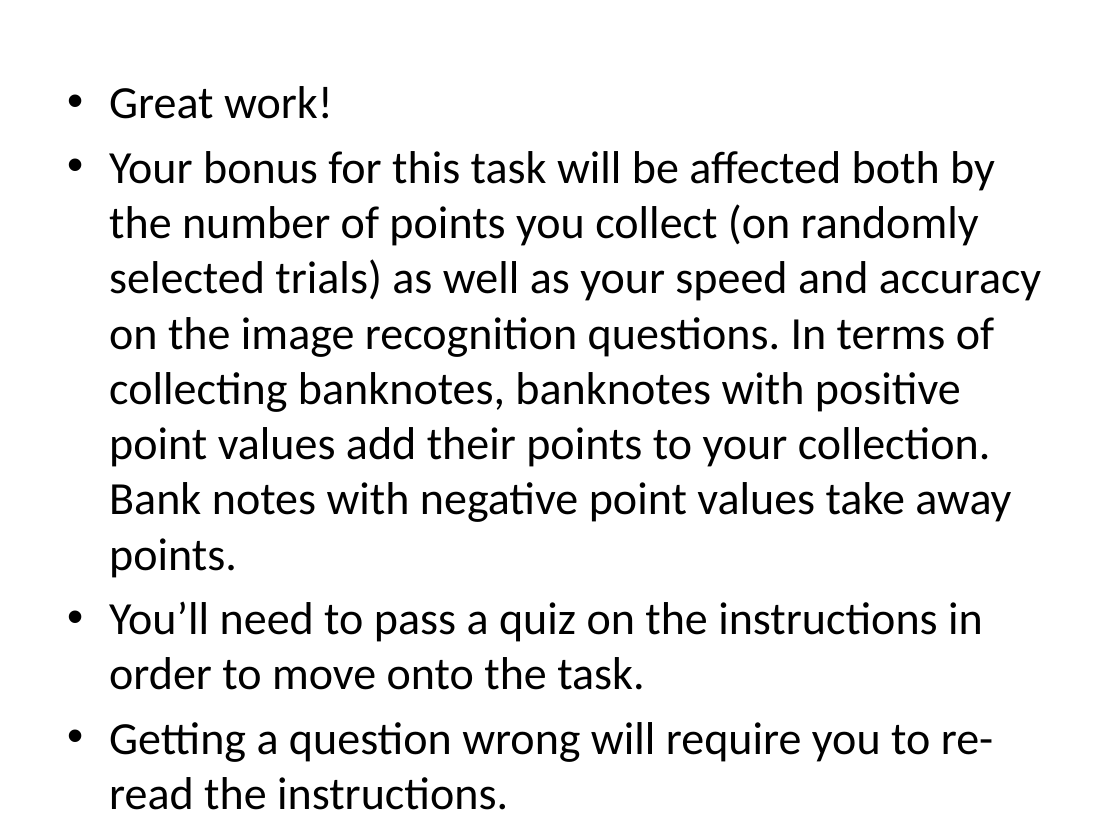
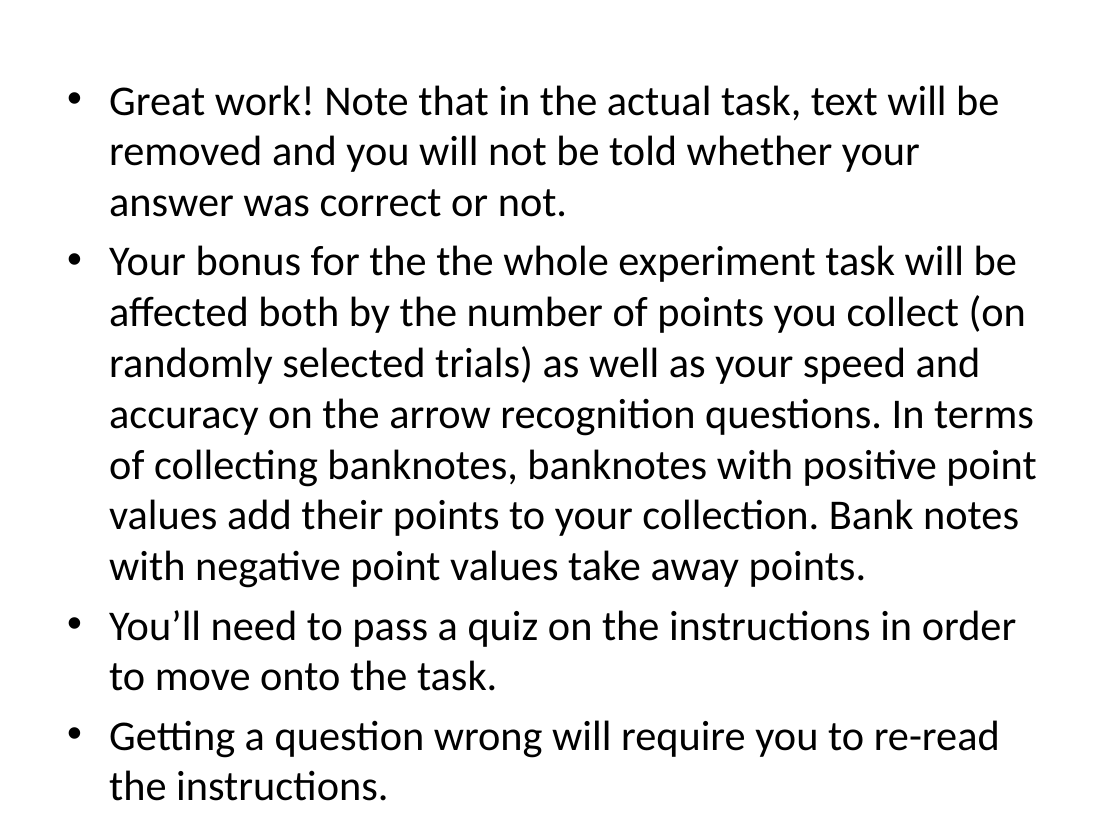
Before and after one commit to evanrussek/Gamble_Task_browser, a slide deck: slide 11 of public/Online_Task/Stimuli/uws_instr_slides_ver2_jpg_o0.pptx. Drawn at 1120x840 pixels with LibreOffice and Linux fonts; fonts in the diff are those of the drawing. Boxes give left, top, right and bottom in pixels: in the first picture for what was removed or moved away, otherwise in the second. Text is boxed around its words. In the diff, an @@ line names an element or a change of style, - is before the commit and + after.

```diff
--- a/public/Online_Task/Stimuli/uws_instr_slides_ver2_jpg_o0.pptx
+++ b/public/Online_Task/Stimuli/uws_instr_slides_ver2_jpg_o0.pptx
@@ text at [109,85,1036,588]: text changed; size 29.6 to 27.2 pt @@
-• Great work!
-• Your bonus for this task will be affected both by the number of points you collect (on randomly selected trials) as well as your speed and accuracy on the image recognition questions. In terms of collecting banknotes, banknotes with positive point values add their points to your collection. Bank notes with negative point values take away points.
+• Great work! Note that in the actual task, text will be removed and you will not be told whether your answer was correct or not.
+• Your bonus for the the whole experiment task will be affected both by the number of points you collect (on randomly selected trials) as well as your speed and accuracy on the arrow recognition questions. In terms of collecting banknotes, banknotes with positive point values add their points to your collection. Bank notes with negative point values take away points.
@@ text at [109,610,1016,758]: size 29.6 to 27.2 pt in "You’ll need to pass a quiz on ...", "Getting a question wrong will require you ..." @@
```
Also in this commit, not shown: 5 other slides changed, 39 other files.
